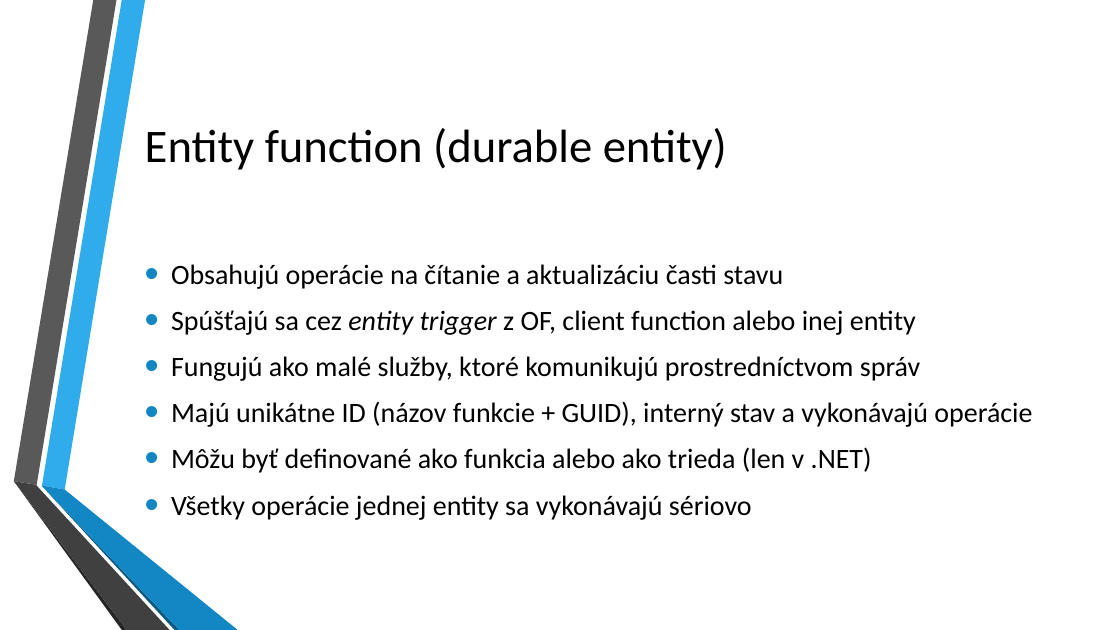
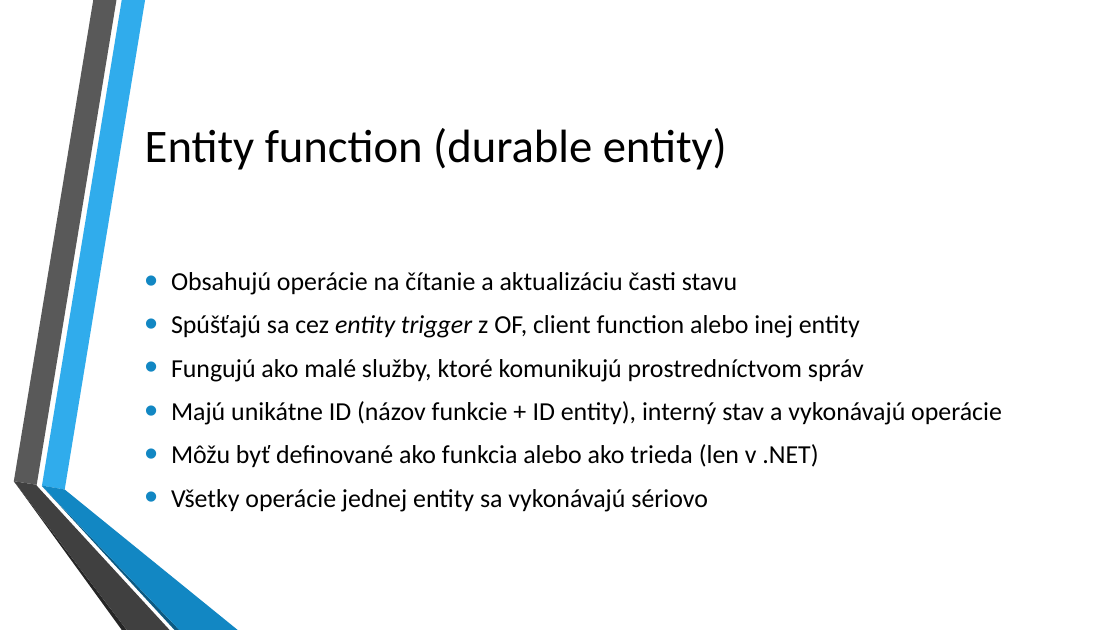
Before and after one commit to kubinko/Azure-Resources-Overview, a slide deck: slide 12 of 05 - Durable Functions/Durable Functions.pptx (slide 11 before the commit). Drawn at 1120x630 pixels with LibreOffice and Linux fonts; fonts in the diff are those of the drawing; background and template pictures are left out. Boxes give left, top, right and bottom in pixels: in the first picture for what was removed or moved away, otherwise in the second. Text is boxed around its words. In the diff, an @@ line names an element or a change of style, - is before the commit and + after.

```diff
--- a/05 - Durable Functions/Durable Functions.pptx
+++ b/05 - Durable Functions/Durable Functions.pptx
@@ text at [171,272,864,512]: size 24 to 22.2 pt in "Obsahujú operácie na čítanie a aktualizáciu časti ...", "Spúšťajú sa cez entity trigger z OF, ...", "Fungujú ako malé služby, ktoré komunikujú prostredníctvom ...", "Môžu byť definované ako funkcia alebo ako ..." and 1 more places @@
@@ text at [171,401,1002,425]: text changed; size 24 to 22.2 pt @@
-• Majú unikátne ID (názov funkcie + GUID), interný stav a vykonávajú operácie
+• Majú unikátne ID (názov funkcie + ID entity), interný stav a vykonávajú operácie
```
Also in this commit, not shown: 6 other slides changed, 4 other files.
